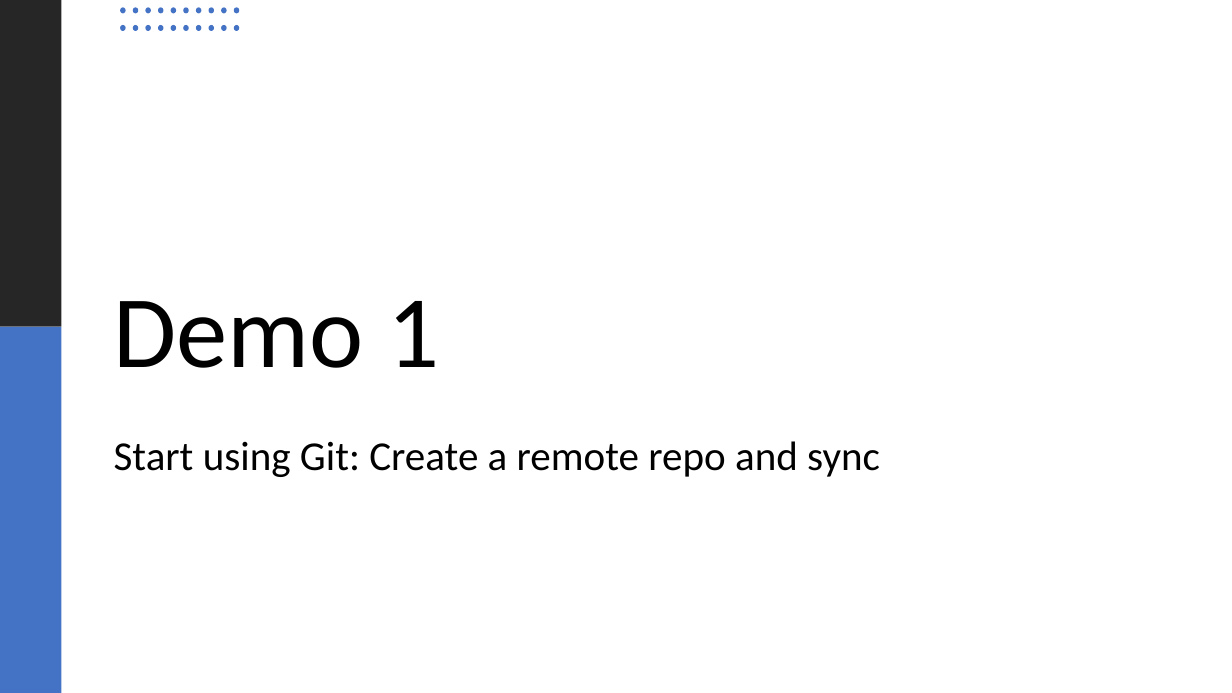
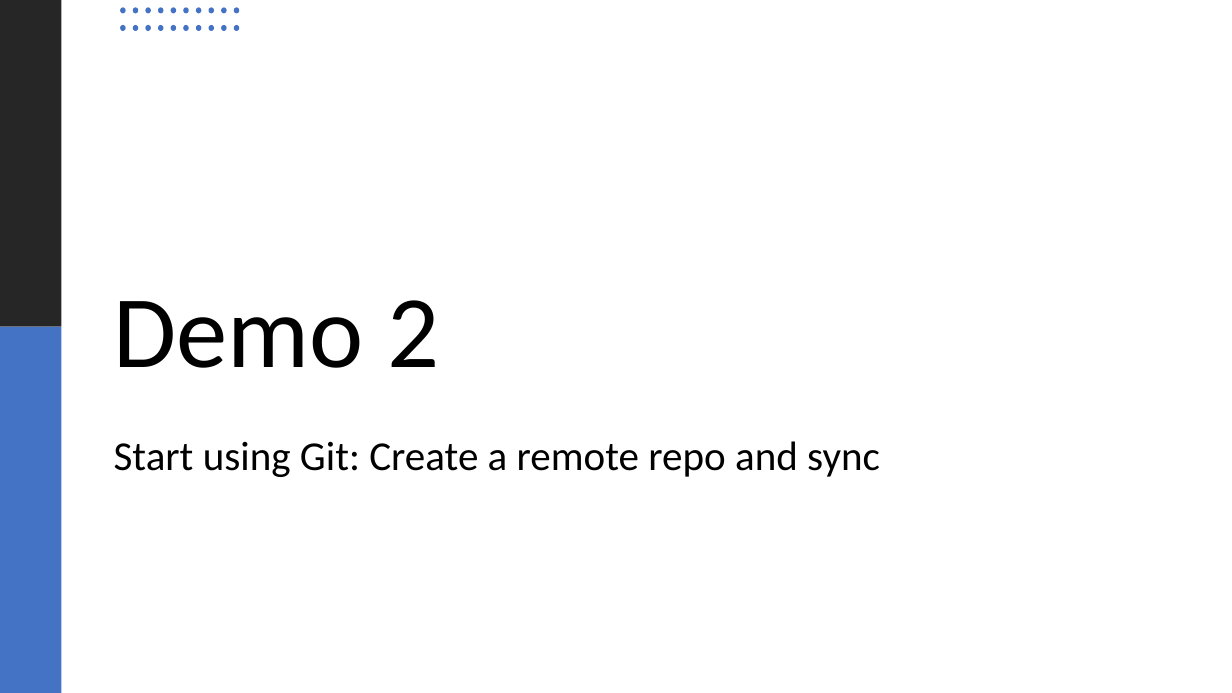
Before and after one commit to LearnWithCSA/GitWorkshop, a slide deck: slide 19 of SlideDeck/Git for Infra.pptx (slide 18 before the commit). Drawn at 1232x693 pixels with LibreOffice and Linux fonts; fonts in the diff are those of the drawing. Boxes give left, top, right and bottom in pixels: in the first picture for what was removed or moved away, otherwise in the second. Text is boxed around its words. In the diff, an @@ line names an element or a change of style, - is before the commit and + after.

```diff
--- a/SlideDeck/Git for Infra.pptx
+++ b/SlideDeck/Git for Infra.pptx
@@ title at [114, 300, 439, 368]: text changed @@
-Demo 1
+Demo 2
```
Also in this commit, not shown: 5 other slides changed, 4 slides added.
